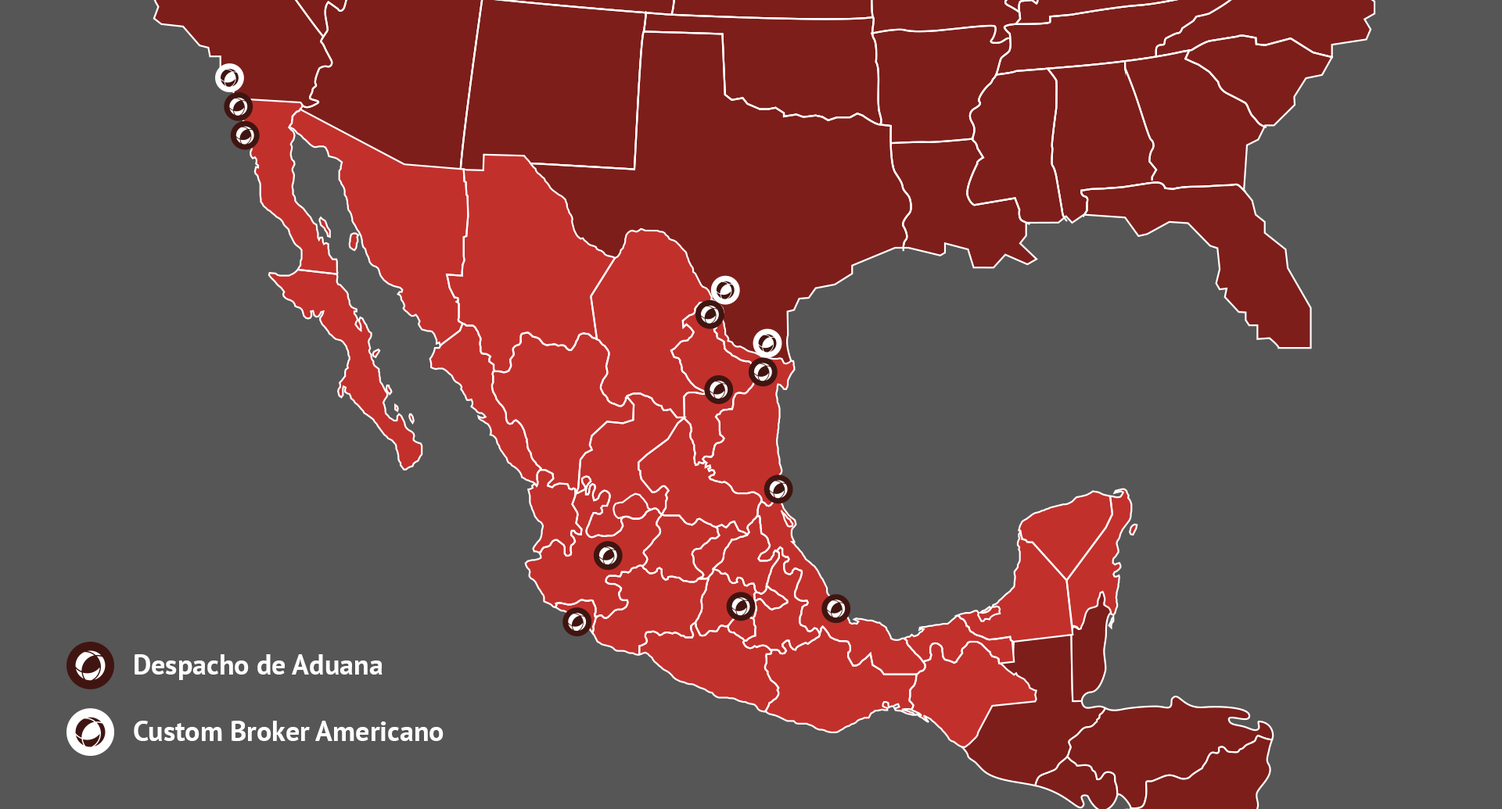
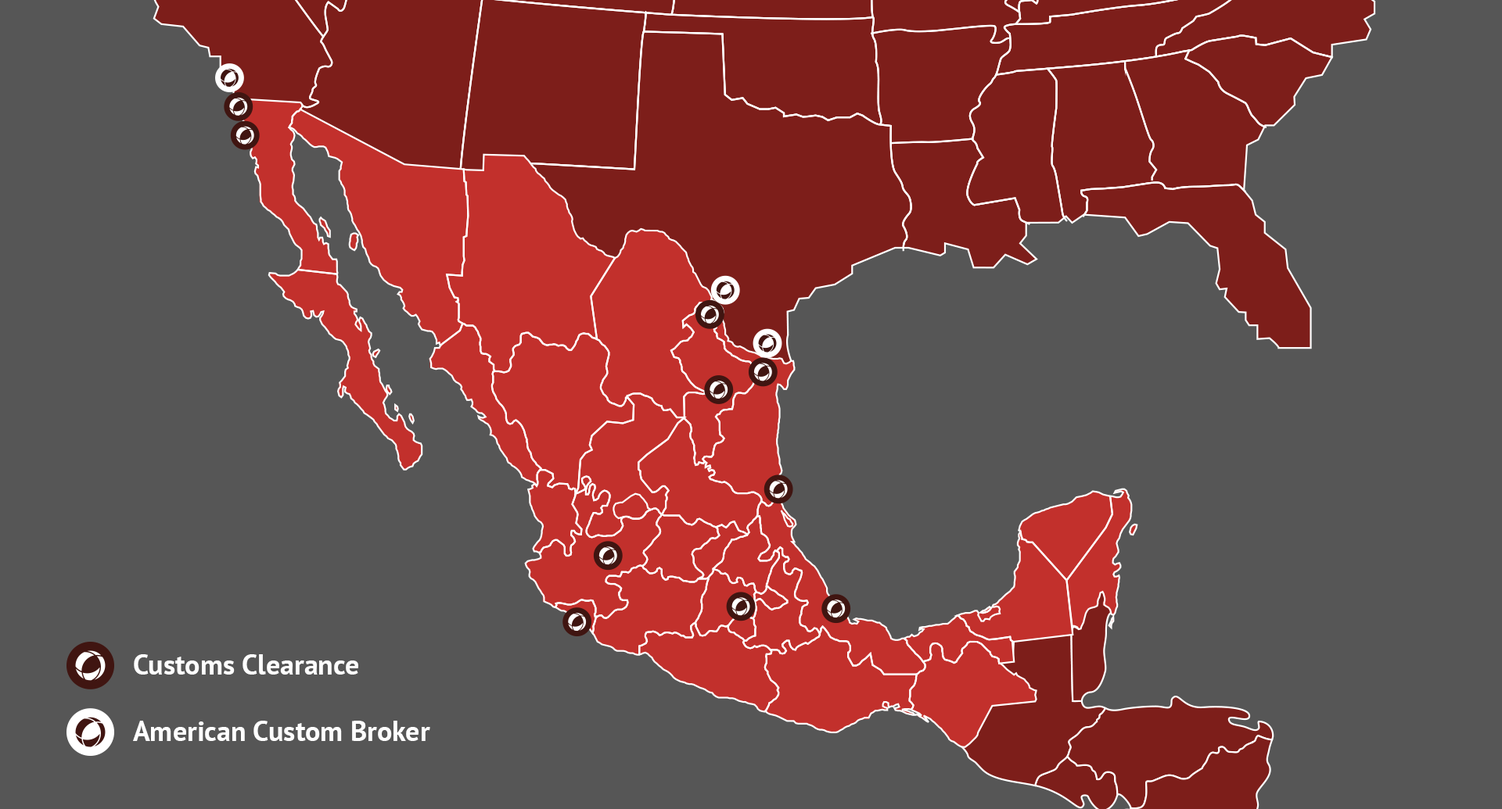
Before/after of a 1502×809 layered artwork. What changed in the layer stack:
renamed "Custom Broker Americano" to "American Custom Broker", painted on it over box(132, 721, 444, 742)
renamed "Despacho de Aduana" to "Customs Clearance", painted on it over box(133, 654, 383, 681)
